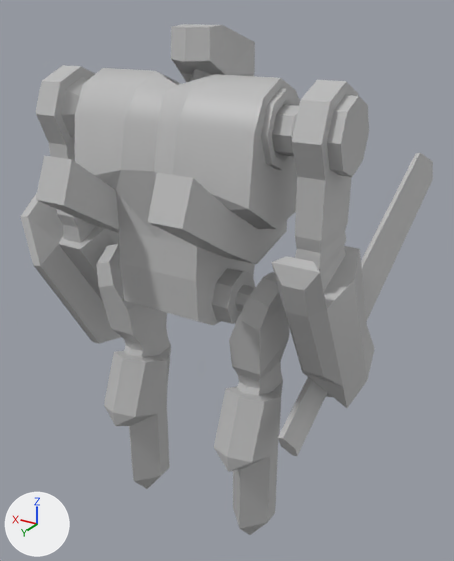
A saved change to the FBX model Assets/Characters/Warrior/Warrior.fbx.
The view is the same before and after, from a 50 mm lens placed at (-0.98, 1.421, 1.624), pointed at (0.08, -0.345, 0.74). Arrows for +X, +Y and +Z are at lower left; the lights stay in place. Where no turn or scale is listed for an object, it has been applied to the vertices.

Objects in the first picture: 'ChainSword', 'polySurface1'.
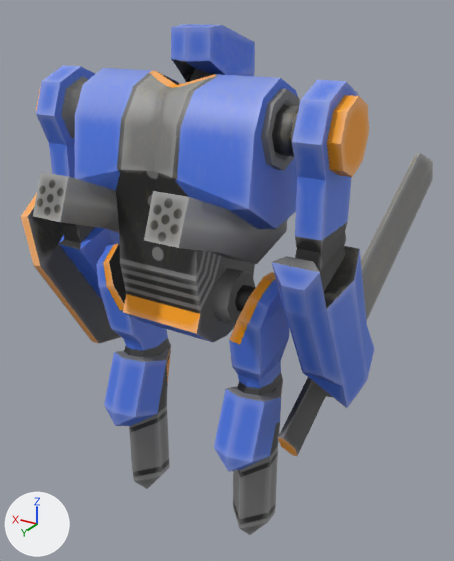
The change in detail:
Picture 'Warrior_MatWarrior_AlbedoTransparency.png' (img_warrior_matwarrior_albedotransparency_png) is new.
Material 'Warrior:MatWarrior' (mat_warrior_matwarrior) is new.
Its texture is img_warrior_matwarrior_albedotransparency_png.
me_mesh_001 has 32 vertices, 30 faces and spans x -0.068..0.065, y -0.953..0.298, z -0.168..0.508.
me_mesh_001 no longer uses material mat_matchainsword (grey #bcbcbc).
me_mesh_001 now uses material mat_warrior_matwarrior (picture img_warrior_matwarrior_albedotransparency_png).
me_mesh is used by ob_polysurface1; location (0.0, 0.0, 0.0).
Verts and faces of me_mesh; kept vertices keep their numbers, new ones are numbered from 717.
Before the commit, vertices of me_mesh: 709 (-0.22, 0.3, 1.29) at pixel (192, 177), 710 (-0.22, 0.35, 1.18) at pixel (182, 229), 711 (-0.13, 0.31, 1.29) at pixel (156, 172), 712 (-0.13, 0.35, 1.18) at pixel (147, 222).
Before the commit, vertices of me_mesh: 713 (0.22, 0.3, 1.29) at pixel (44, 155), 714 (0.13, 0.31, 1.29) at pixel (71, 159), 715 (0.22, 0.35, 1.18) at pixel (35, 199), 716 (0.13, 0.35, 1.18) at pixel (63, 205).
me_mesh had 717 vertices, 782 faces and spanned x -0.5..0.56, y -0.35..0.35, z 0.0..1.59.
me_mesh now has 729 vertices, 794 faces and spans x -0.5..0.56, y -0.35..0.37, z 0.0..1.59.
Part 1, on me_mesh:
5 vertices are removed from x -0.13..0.13, y -0.07..0.15, z 0.79..0.85.
14 faces are deleted.
1 vertex moves from x 0.0, y 0.15, z 0.85 to x 0.0, y 0.14, z 0.87.
11 vertices are added at x -0.13..0.13, y -0.2..0.16, z 0.74..0.87.
6 new vertices lie (0.0, 0.0, -0.05) away from vertices in x -0.13..0.13, y -0.07..0.08, z 0.79..0.8.
26 new faces join them.
Part 2, on me_mesh:
Vertex 709 moves to (-0.22, 0.32, 1.25), pixel (189, 196).
Vertex 710 moves to (-0.22, 0.37, 1.15), pixel (178, 248).
Vertex 712 moves to (-0.13, 0.37, 1.15), pixel (143, 240).
Vertex 711 moves to (-0.13, 0.32, 1.25), pixel (153, 190).
Part 3, on me_mesh:
Vertex 713 moves to (0.22, 0.32, 1.25), pixel (41, 171).
Vertex 714 moves to (0.13, 0.32, 1.25), pixel (68, 176).
Vertex 715 moves to (0.22, 0.37, 1.15), pixel (32, 216).
Vertex 716 moves to (0.13, 0.37, 1.15), pixel (60, 222).
me_mesh part 4: 179 kept faces spanning x -0.5..0.53, y -0.35..0.37, z 0.0..1.58 get new texture (UV) coordinates.
me_mesh part 5: 768 faces spanning x -0.5..0.56, y -0.35..0.37, z 0.0..1.59 switch from mat_lambert2sg1 (grey #bcbcbc) to mat_warrior_matwarrior (picture img_warrior_matwarrior_albedotransparency_png).

Where the change shows, as pixel boxes [x1, y1, x2, y2] in the pictures (454 x 561 px; the box of a moved part takes in the faces that stretch with it):
'ChainSword', recoloured
    both: [278, 153, 433, 456]
part 1 of me_mesh, built on
    before: [120, 263, 216, 325]
    after: [120, 263, 235, 343]
part 2 of me_mesh, moved or reshaped
    before: [148, 172, 229, 253]
    after: [144, 191, 229, 253]
part 3 of me_mesh, moved or reshaped
    before: [36, 155, 119, 230]
    after: [33, 172, 119, 230]
part 4 of me_mesh, surface changed
    both: [28, 27, 360, 535]
part 5 of me_mesh, recoloured
    both: [21, 24, 375, 489]
